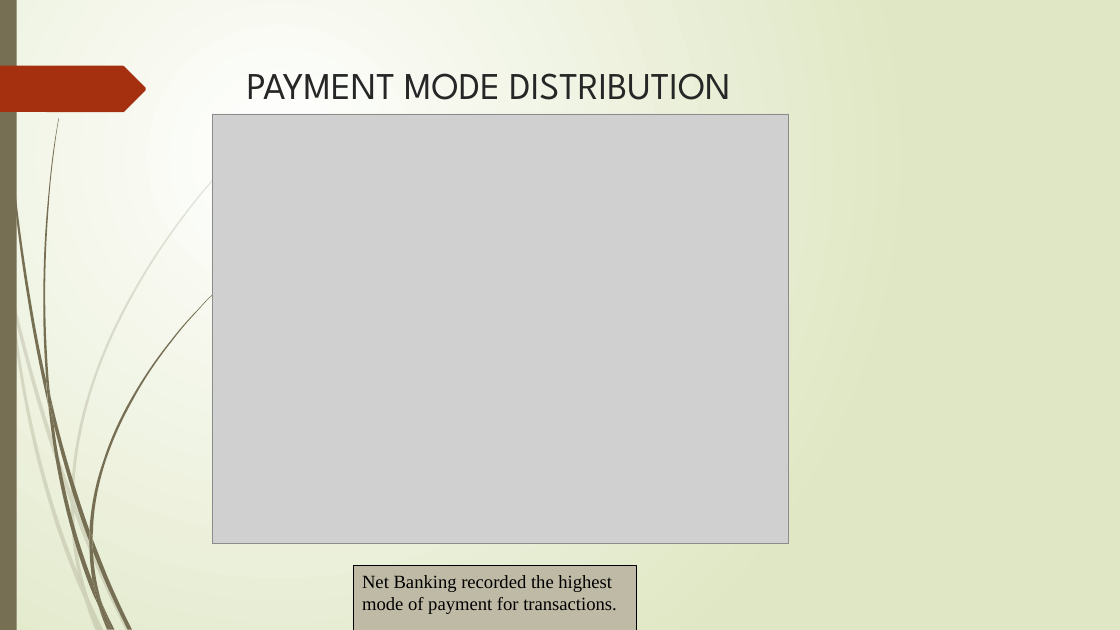
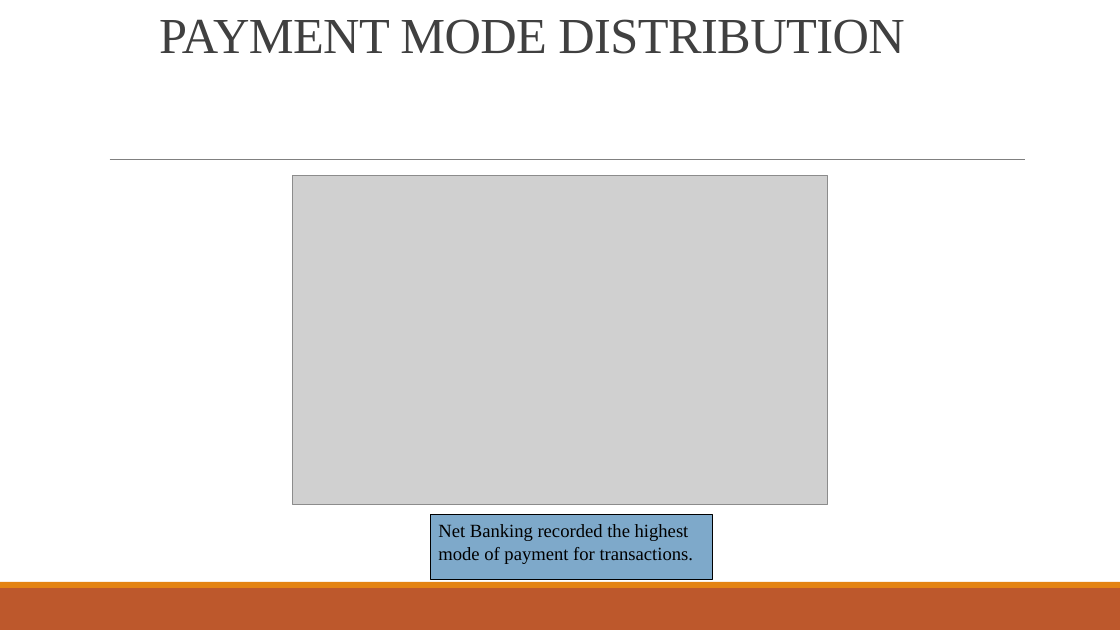
Before and after one commit to raphaelayerteyfloku1-bot/retail-sales-data-analysis, a slide deck: slide 23 of presentation.pptx (slide 19 before the commit). Drawn at 1120x630 pixels with LibreOffice and Linux fonts; fonts in the diff are those of the drawing; grey boxes stand for pictures. Boxes give left, top, right and bottom in pixels: in the first picture for what was removed or moved away, otherwise in the second. Text is boxed around its words. In the diff, an @@ line names an element or a change of style, - is before the commit and + after.

```diff
--- a/presentation.pptx
+++ b/presentation.pptx
@@ background gradient #FFFFFF to #DFE8C4 to #FFFFFF @@
@@ rectangle removed at <box>0,0,17,630</box> @@
@@ title "PAYMENT MODE DISTRIBUTION": place and size @@
-title "PAYMENT MODE DISTRIBUTION" at <box>247,73,730,100</box>
+title "PAYMENT MODE DISTRIBUTION" at <box>159,19,904,54</box>
@@ title "PAYMENT MODE DISTRIBUTION" at <box>159,19,904,54</box>: size 32.4 to 43.2 pt, font League Spartan to Times New Roman, text colour #262626 to #404040, letter spacing 0 to -0.5 pt; line spacing 1 to 0.85; vertical alignment top to bottom @@
@@ freeform shape removed at <box>0,66,146,112</box> @@
@@ line added from (110, 160) to (1026, 160), #808080 0.5 pt @@
@@ picture: place and size @@
-picture at <box>213,114,788,544</box>
+picture at <box>292,176,828,504</box>
@@ rectangle "Net Banking recorded the highest ...": place and size @@
-rectangle "Net Banking recorded the highest ..." at <box>354,565,636,630</box>
+rectangle "Net Banking recorded the highest ..." at <box>430,515,712,580</box>
@@ rectangle "Net Banking recorded the highest ..." at <box>430,515,712,580</box>: fill #BFBAA5 to #7EA9CA @@
@@ rectangle added at <box>0,588,1120,630</box>, fill #BD582C @@
@@ rectangle added at <box>0,582,1120,588</box>, fill #E48312 @@
@@ group removed at <box>0,129,262,630</box>: 10 freeform shapes @@
@@ group removed at <box>3,0,218,630</box>: 12 freeform shapes @@
```
Also in this commit, not shown: 20 other slides changed, 6 slides added, 2 slides removed.
